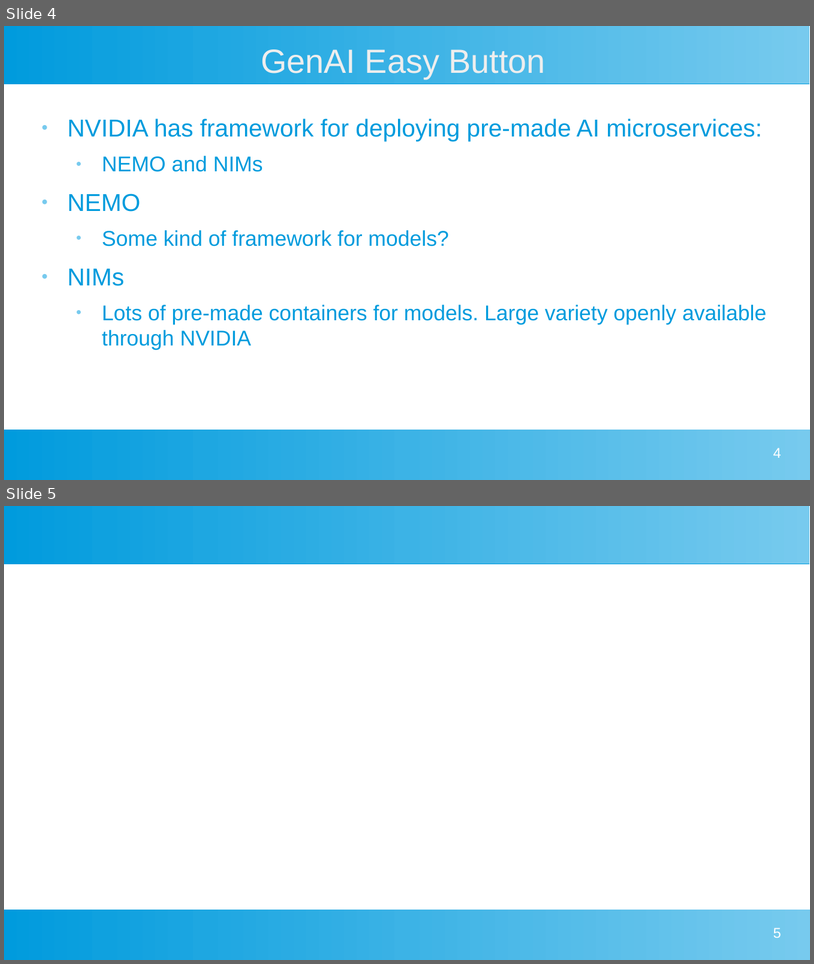
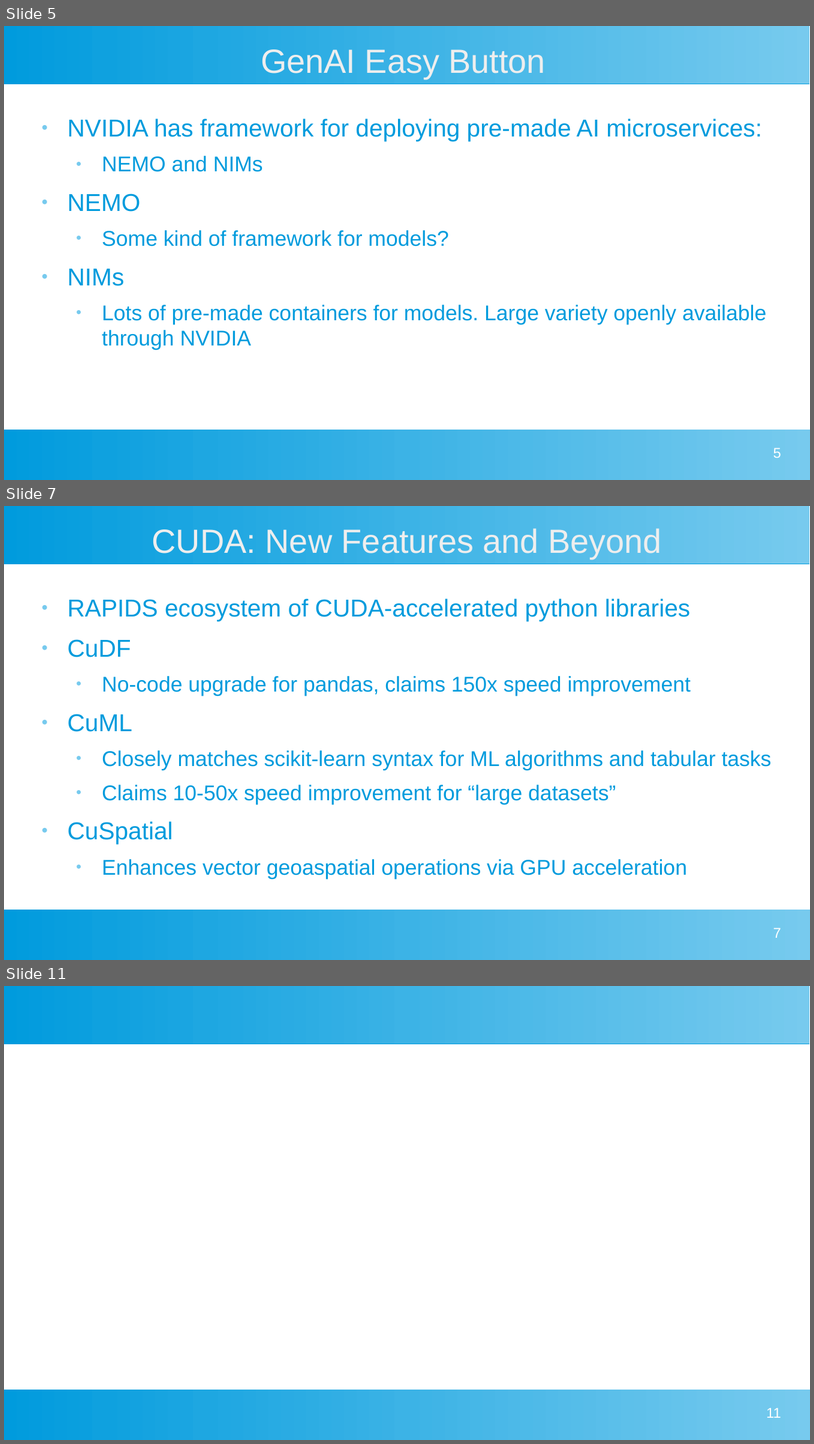
Before and after one commit to Justingunnh/gtc_2025, a slide deck: gtc_2025.odp. Shown one above the other, each under a label of ours: slides 4 and 5 before the commit, slides 5, 7 and 11 after it; the slides between them are not shown. The pictures are 814x964 and 814x1444 pixels, drawn with LibreOffice and Linux fonts; fonts in the diff are those of the drawing. Boxes give left, top, right and bottom in pixels: in the first picture for what was removed or moved away, otherwise in the second. Text is boxed around its words. In the diff, an @@ line names an element or a change of style, - is before the commit and + after.

```diff
--- a/gtc_2025.odp
+++ b/gtc_2025.odp
@@ slide 7 added at [4, 506, 810, 960], background #FFFFFF; not listed: 2 template elements that a slide beside it also shows @@
@@ title added at [152, 528, 662, 559], 33 pt, text #EEEEEE @@
+CUDA: New Features and Beyond
@@ text added at [68, 598, 772, 879], 21 pt, text #009BDD @@
+● RAPIDS ecosystem of CUDA-accelerated python libraries
+● CuDF
+  ● No-code upgrade for pandas, claims 150x speed improvement
+● CuML
+  ● Closely matches scikit-learn syntax for ML algorithms and tabular tasks
+  ● Claims 10-50x speed improvement for “large datasets”
+● CuSpatial
+  ● Enhances vector geoaspatial operations via GPU acceleration
@@ page number added at [774, 927, 782, 937], 14 pt, text #FFFFFF @@
+7
@@ what was slide 4 is now slide 5 @@
@@ page number at [774, 447, 782, 457]: text changed @@
-4
+5
@@ what was slide 5 is now slide 11 @@
@@ page number at [767, 1407, 782, 1417]: text changed @@
-5
+11
```
Also in this commit, not shown: 1 slide changed, 7 other slides added, 1 slide removed, 17 other files.
